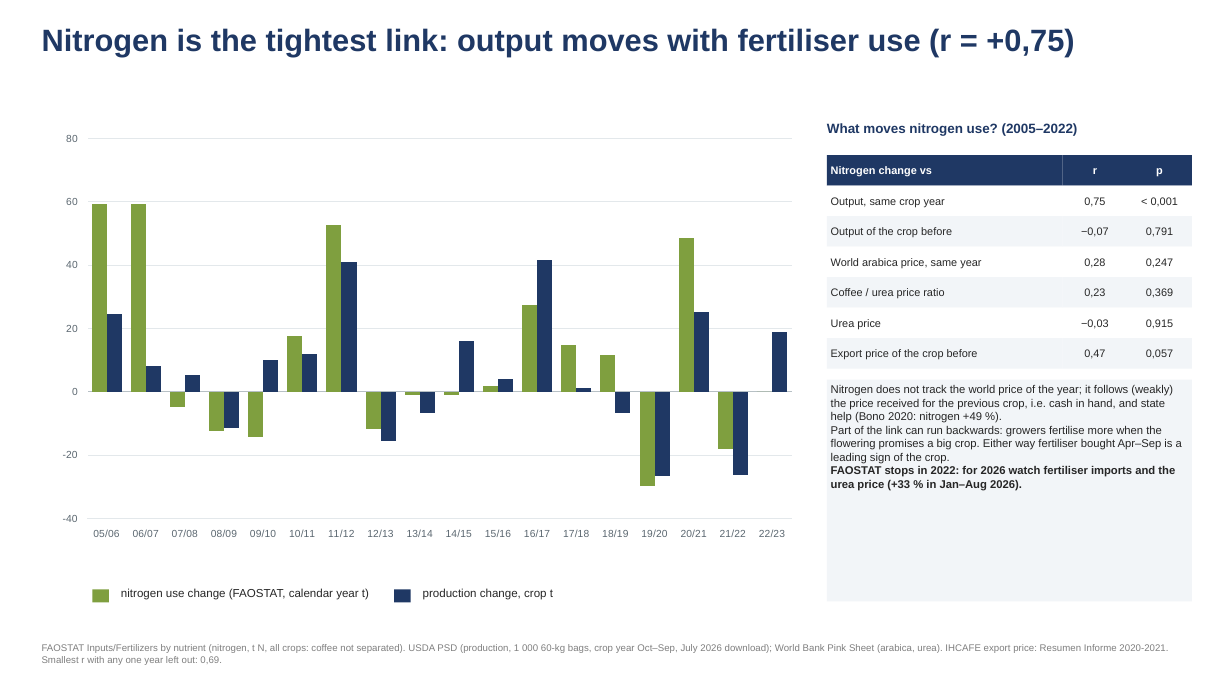
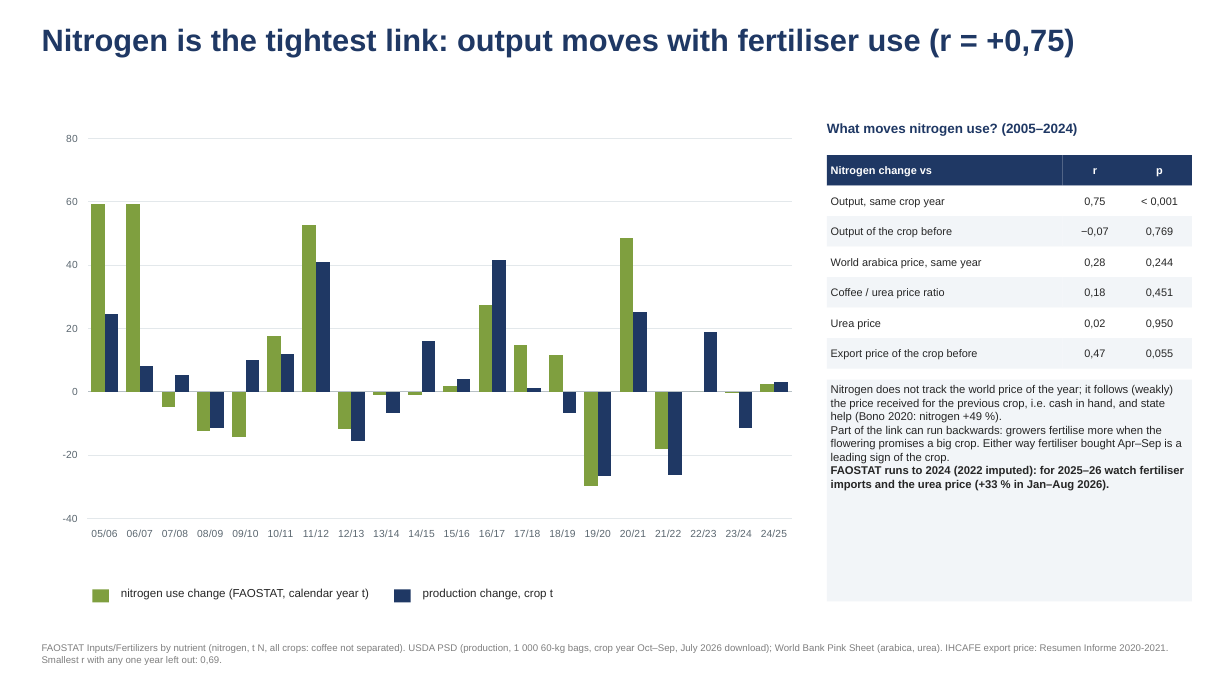
Before and after one commit to alissonkatymartinimoujawaz-hue/procafe, a slide deck: slide 5 of research/honduras/slides/Honduras_yield_drivers_forecast.pptx. Drawn at 1232x693 pixels with LibreOffice and Linux fonts; fonts in the diff are those of the drawing. Boxes give left, top, right and bottom in pixels: in the first picture for what was removed or moved away, otherwise in the second. Text is boxed around its words. In the diff, an @@ line names an element or a change of style, - is before the commit and + after.

```diff
--- a/research/honduras/slides/Honduras_yield_drivers_forecast.pptx
+++ b/research/honduras/slides/Honduras_yield_drivers_forecast.pptx
@@ column chart at bbox=[42, 120, 799, 573] @@
-categories: 05/06, 06/07, 07/08, 08/09, 09/10, 10/11, 11/12, 12/13, 13/14, 14/15, 15/16, 16/17, 17/18, 18/19, 19/20, 20/21, 21/22, 22/23
+categories: 05/06, 06/07, 07/08, 08/09, 09/10, 10/11, 11/12, 12/13, 13/14, 14/15, 15/16, 16/17, 17/18, 18/19, 19/20, 20/21, 21/22, 22/23, 23/24, 24/25
-Series 1: 59, 59, -5, -13, -14, 18, 53, -12, -1, -1, 2, 27, 15, 11, -30, 49, -18, 0
+Series 1: 59, 59, -5, -13, -14, 18, 53, -12, -1, -1, 2, 27, 15, 11, -30, 49, -18, 0, 0, 2
-Series 2: 24, 8, 5, -11, 10, 12, 41, -16, -7, 16, 4, 42, 1, -7, -27, 25, -26, 19
+Series 2: 24, 8, 5, -11, 10, 12, 41, -16, -7, 16, 4, 42, 1, -7, -27, 25, -26, 19, -11, 3
@@ text at bbox=[827, 123, 1078, 136]: text changed @@
-What moves nitrogen use? (2005–2022)
+What moves nitrogen use? (2005–2024)
@@ text in rectangle at bbox=[1146, 227, 1173, 236]: text changed @@
-0,791
+0,769
@@ text in rectangle at bbox=[1146, 258, 1173, 267]: text changed @@
-0,247
+0,244
@@ text in rectangle at bbox=[1084, 288, 1105, 298]: text changed @@
-0,23
+0,18
@@ text in rectangle at bbox=[1146, 288, 1173, 297]: text changed @@
-0,369
+0,451
@@ text in rectangle at bbox=[1084, 319, 1105, 329]: text changed @@
-−0,03
+0,02
@@ text in rectangle at bbox=[1146, 319, 1173, 328]: text changed @@
-0,915
+0,950
@@ text in rectangle at bbox=[1146, 349, 1173, 358]: text changed @@
-0,057
+0,055
@@ text in rectangle at bbox=[831, 466, 1184, 491]: text changed @@
-FAOSTAT stops in 2022: for 2026 watch fertiliser imports and the urea price (+33 % in Jan–Aug 2026).
+FAOSTAT runs to 2024 (2022 imputed): for 2025–26 watch fertiliser imports and the urea price (+33 % in Jan–Aug 2026).
```
Also in this commit, not shown: 2 other slides changed, 21 other files.
